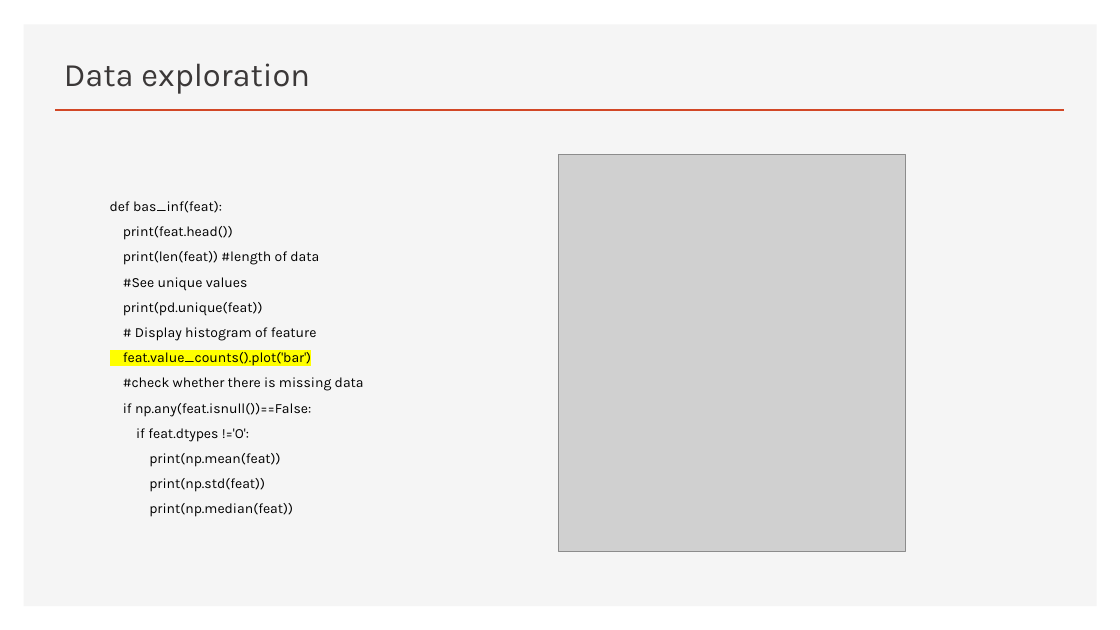
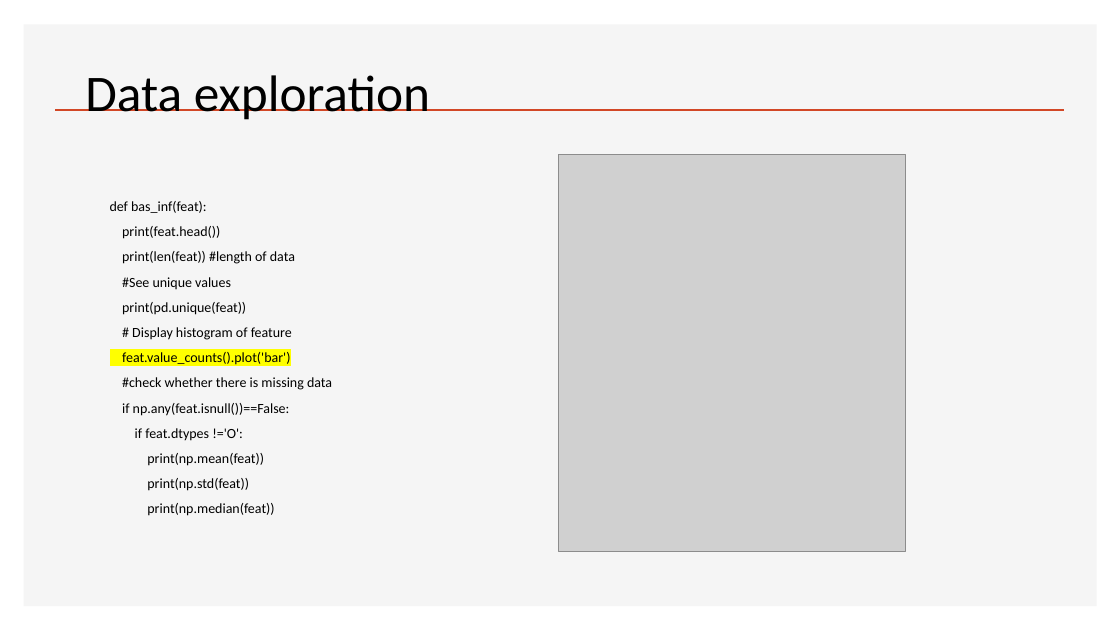
Before and after one commit to duonghung86/Kaggle-competition, a slide deck: slide 4 of Titanic 1.pptx. Drawn at 1120x630 pixels with LibreOffice and Linux fonts; fonts in the diff are those of the drawing; grey boxes stand for pictures; background and template pictures are left out. Boxes give left, top, right and bottom in pixels: in the first picture for what was removed or moved away, otherwise in the second. Text is boxed around its words. In the diff, an @@ line names an element or a change of style, - is before the commit and + after.

```diff
--- a/Titanic 1.pptx
+++ b/Titanic 1.pptx
@@ title "Data exploration" moved from (x1=64, y1=63, x2=310, y2=94) to (x1=85, y1=75, x2=430, y2=120) @@
@@ title "Data exploration" at (x1=85, y1=75, x2=430, y2=120): size 28 to 44 pt, font Karla to Calibri, text colour #3B3838 to #000000 @@
@@ text "def bas_inf(feat):" at (x1=110, y1=201, x2=332, y2=516): font Karla to Calibri @@
```
Also in this commit, not shown: 5 other slides changed, 5 slides added.
